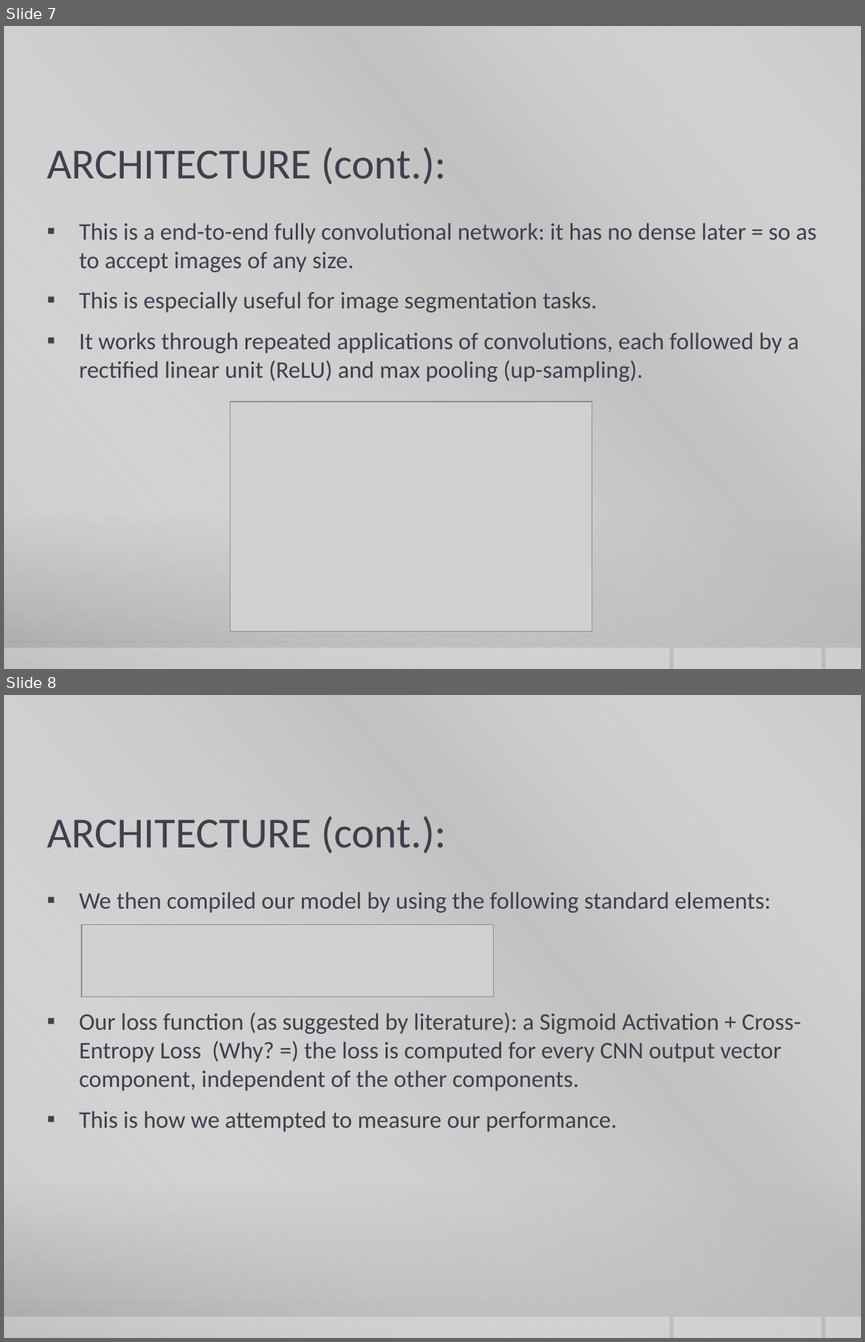
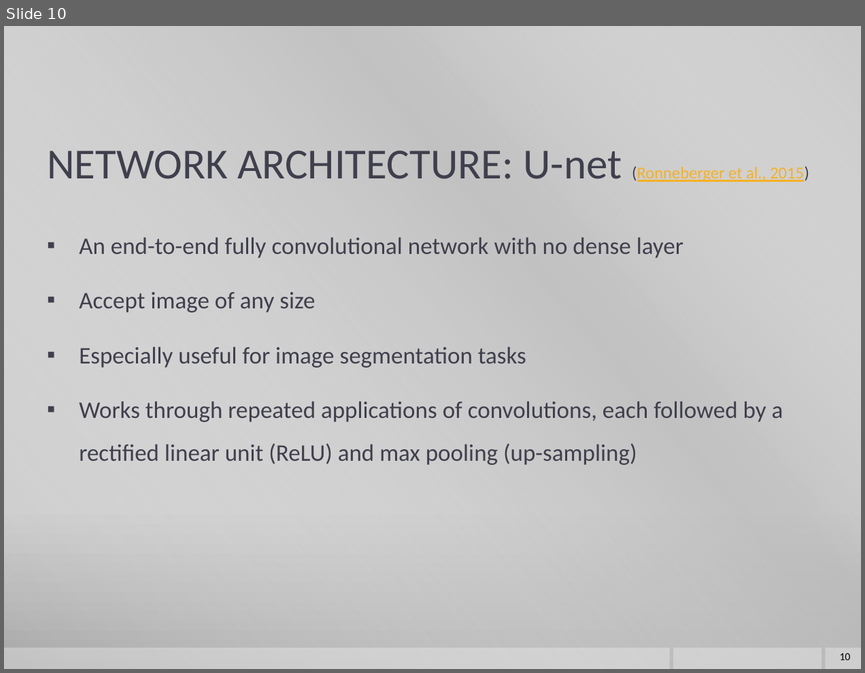
Before and after one commit to yej117/Image_Segmentation_Deep_Learning, a slide deck: IMAGE SEGMENTATION.pptx. Shown one above the other, each under a label of ours: slides 7 and 8 before the commit, slide 10 after it. The pictures are 865x1342 and 865x673 pixels, drawn with LibreOffice and Linux fonts; fonts in the diff are those of the drawing; grey boxes stand for pictures; background and template pictures are left out. Boxes give left, top, right and bottom in pixels: in the first picture for what was removed or moved away, otherwise in the second. Text is boxed around its words. In the diff, an @@ line names an element or a change of style, - is before the commit and + after.

```diff
--- a/IMAGE SEGMENTATION.pptx
+++ b/IMAGE SEGMENTATION.pptx
@@ slide 8 removed at (4,695,861,1338), background gradient #CBCBCB to #C8C8C8 to #A7A7A7; not listed: 4 template elements that a slide beside it also shows @@
@@ title removed at (47,816,447,853) @@
-ARCHITECTURE (cont.):
@@ text removed at (79,892,801,1132) @@
-▪ We then compiled our model by using the following standard elements:
-▪ Our loss function (as suggested by literature): a Sigmoid Activation + Cross-Entropy Loss (Why? =) the loss is computed for every CNN output vector component, independent of the other components.
-▪ This is how we attempted to measure our performance.
@@ picture removed at (82,925,493,997) @@
@@ what was slide 7 is now slide 10 @@
@@ slide 10 changed as well @@
@@ title at (47,150,809,182): text changed @@
-ARCHITECTURE (cont.):
+NETWORK ARCHITECTURE: U-net (Ronneberger et al., 2015)
@@ text at (79,237,783,465): text changed @@
-▪ This is a end-to-end fully convolutional network: it has no dense later = so as to accept images of any size.
-▪ This is especially useful for image segmentation tasks.
-▪ It works through repeated applications of convolutions, each followed by a rectified linear unit (ReLU) and max pooling (up-sampling).
+▪ An end-to-end fully convolutional network with no dense layer
+▪ Accept image of any size
+▪ Especially useful for image segmentation tasks
+▪ Works through repeated applications of convolutions, each followed by a rectified linear unit (ReLU) and max pooling (up-sampling)
@@ picture removed at (230,401,592,631) @@
@@ page number added at (840,652,851,660), 9 pt, text #000000 @@
+10
```
Also in this commit, not shown: 9 other slides changed, 6 slides added, 2 other slides removed.
